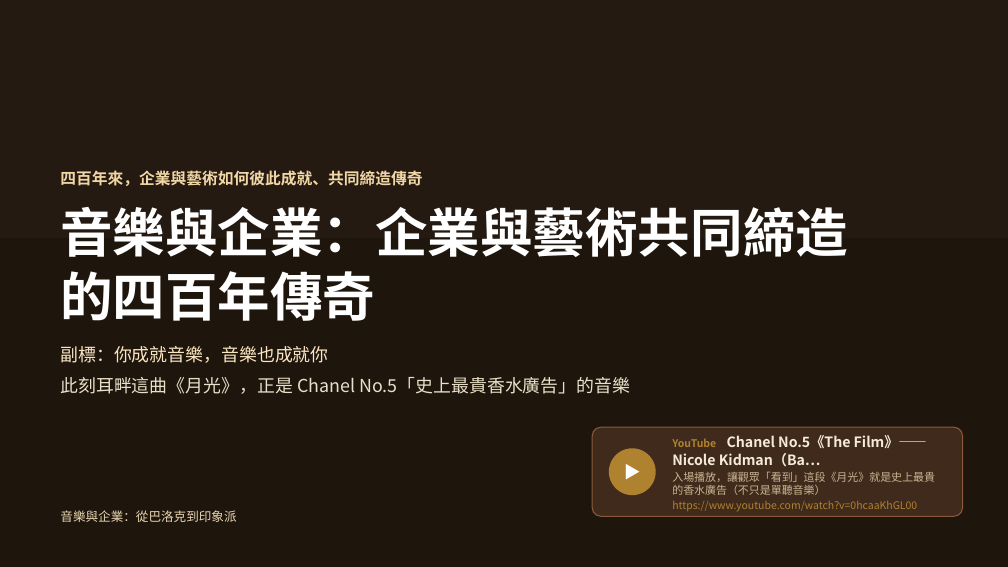
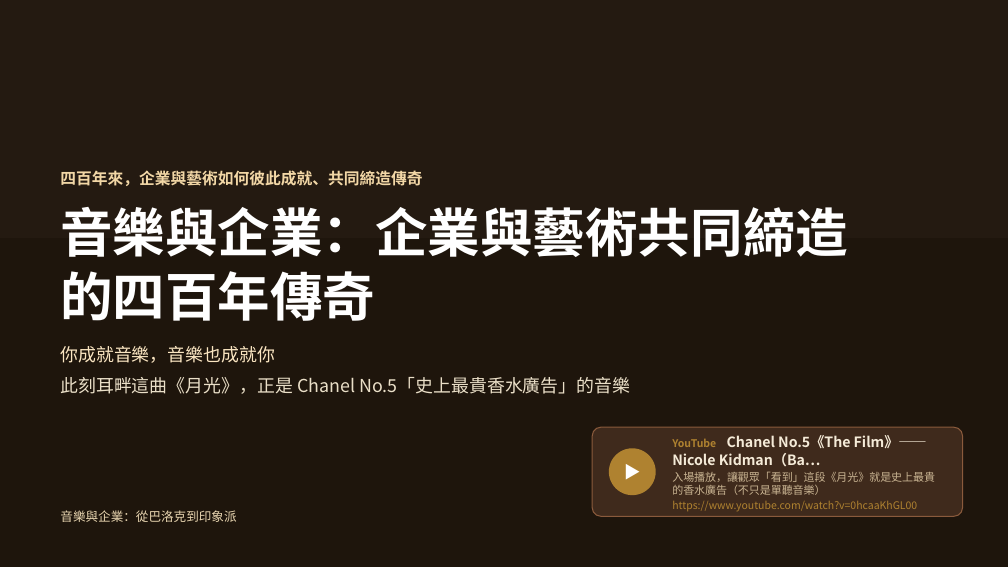
Before and after one commit to kblab2024/music-business-lecture, a slide deck: slide 1 of docs/downloads/音樂與企業-投影片.pptx. Drawn at 1008x567 pixels with LibreOffice and Linux fonts; fonts in the diff are those of the drawing; background and template pictures are left out. Boxes give left, top, right and bottom in pixels: in the first picture for what was removed or moved away, otherwise in the second. Text is boxed around its words. In the diff, an @@ line names an element or a change of style, - is before the commit and + after.

```diff
--- a/docs/downloads/音樂與企業-投影片.pptx
+++ b/docs/downloads/音樂與企業-投影片.pptx
@@ text at (60, 346, 275, 363): text changed @@
-副標：你成就音樂，音樂也成就你
+你成就音樂，音樂也成就你
```
Also in this commit, not shown: 1 other slide changed, 2 other files.
